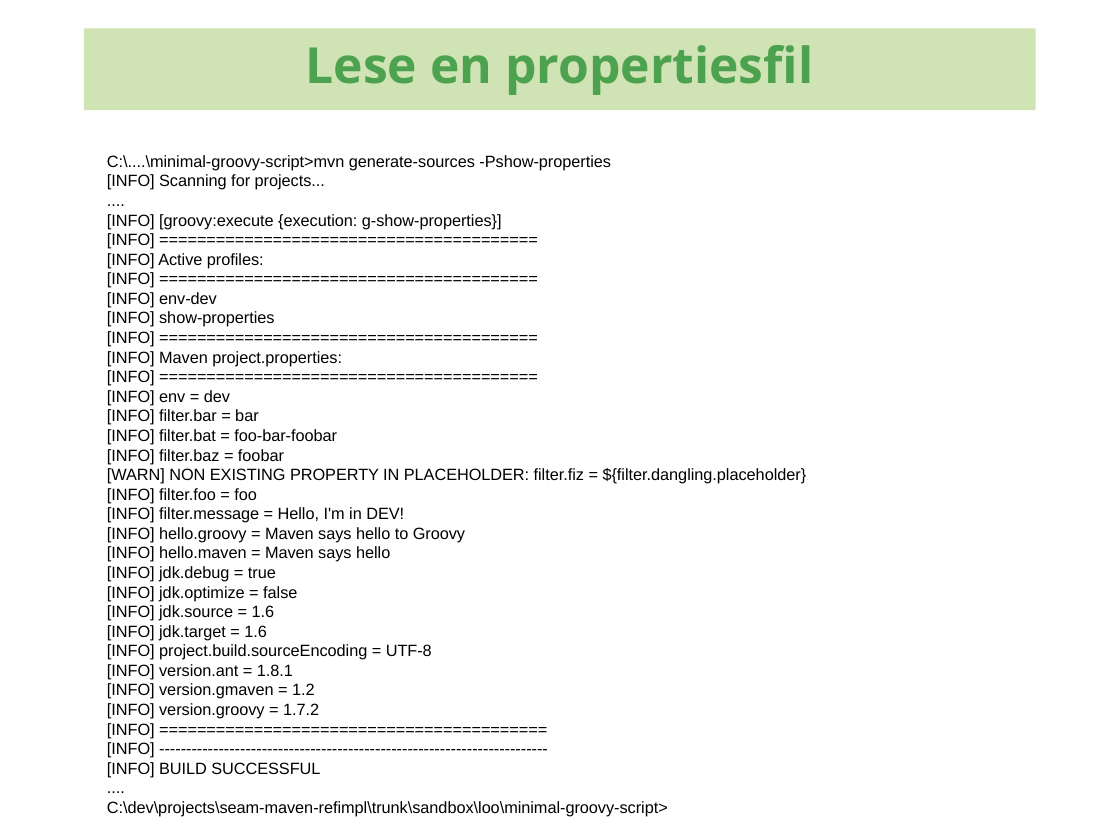
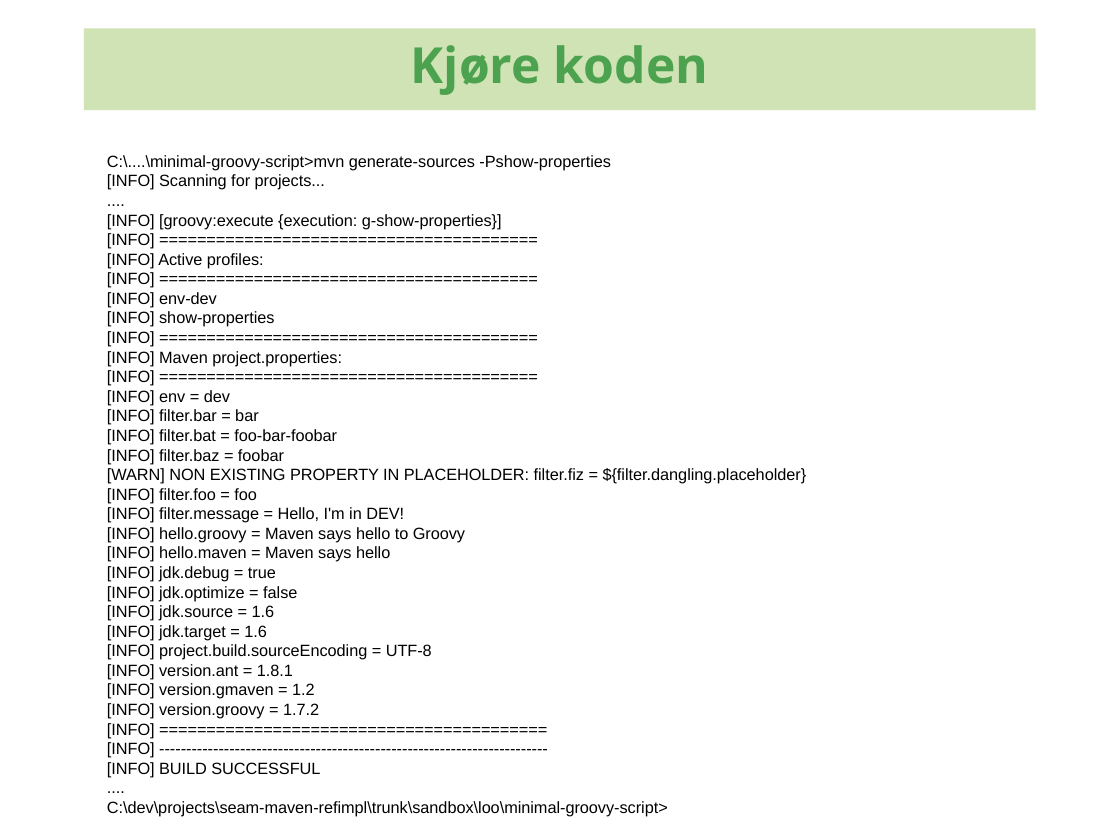
Before and after one commit to kenglxn/seam-maven-refimpl, a slide deck: slide 26 of sandbox/loo/gmaven-lynforedrag/gmaven-lynforedrag.odp. Drawn at 1120x840 pixels with LibreOffice and Linux fonts; fonts in the diff are those of the drawing; background and template pictures are left out. Boxes give left, top, right and bottom in pixels: in the first picture for what was removed or moved away, otherwise in the second. Text is boxed around its words. In the diff, an @@ line names an element or a change of style, - is before the commit and + after.

```diff
--- a/sandbox/loo/gmaven-lynforedrag/gmaven-lynforedrag.odp
+++ b/sandbox/loo/gmaven-lynforedrag/gmaven-lynforedrag.odp
@@ text in rectangle at [411,45,708,95]: text changed @@
-Lese en propertiesfil
+Kjøre koden
```
Also in this commit, not shown: 7 other slides changed.
